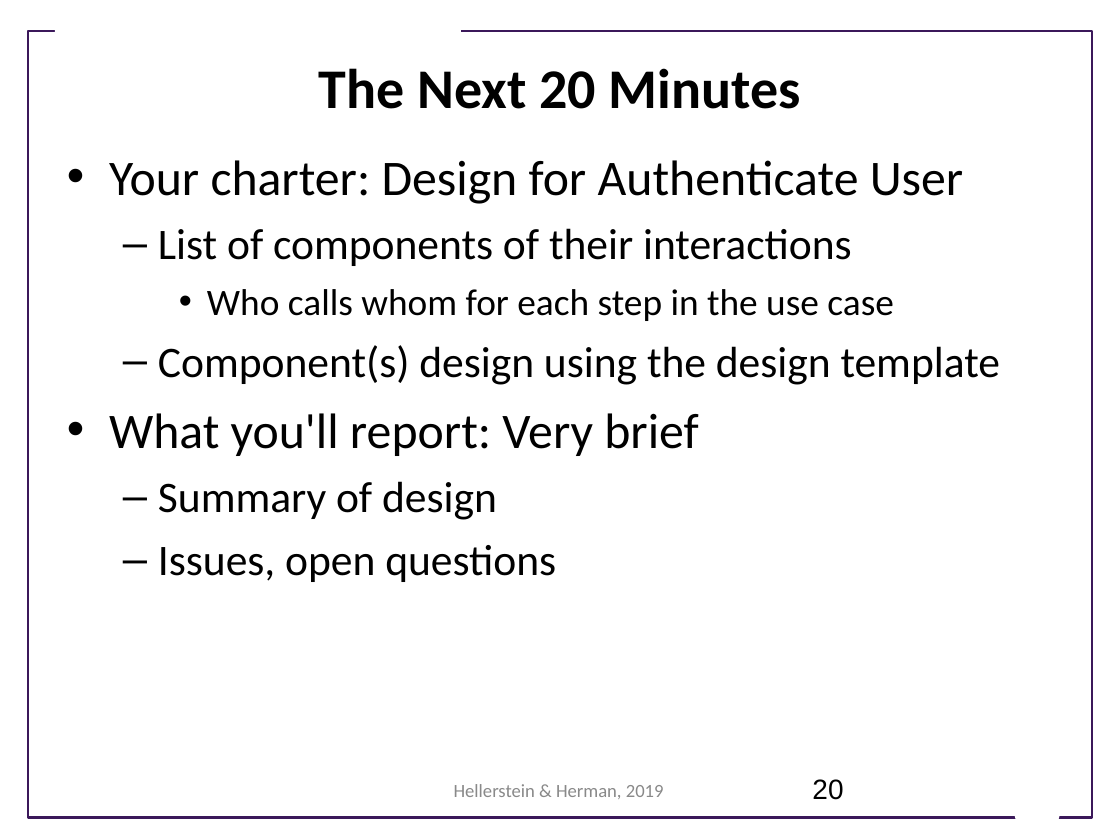
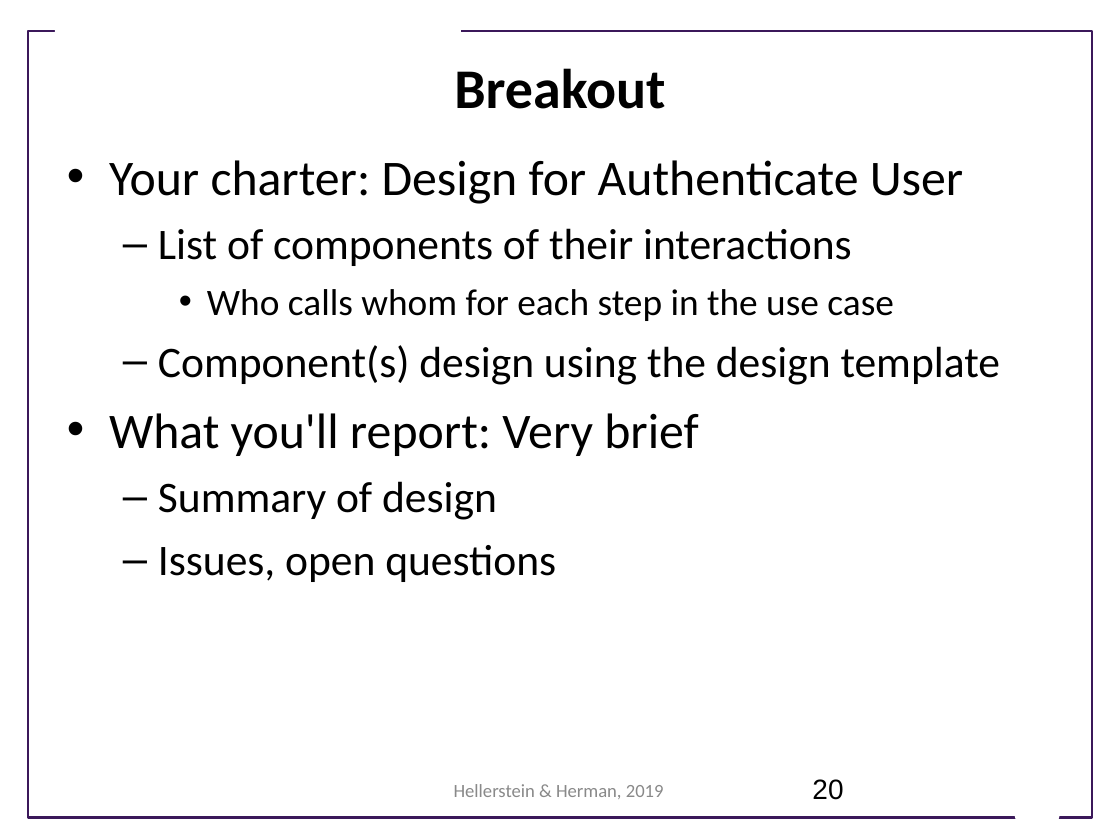
Before and after one commit to UWSEDS/LectureNotes, a slide deck: slide 20 of 05_Design_and_Teams/Software-Design.ppt. Drawn at 1120x840 pixels with LibreOffice and Linux fonts; fonts in the diff are those of the drawing; background and template pictures are left out. Boxes give left, top, right and bottom in pixels: in the first picture for what was removed or moved away, otherwise in the second. Text is boxed around its words. In the diff, an @@ line names an element or a change of style, - is before the commit and + after.

```diff
--- a/05_Design_and_Teams/Software-Design.ppt
+++ b/05_Design_and_Teams/Software-Design.ppt
@@ title at box(454, 68, 665, 109): text changed @@
-The Next 20 Minutes
+Breakout
```
Also in this commit, not shown: 3 other slides changed.
